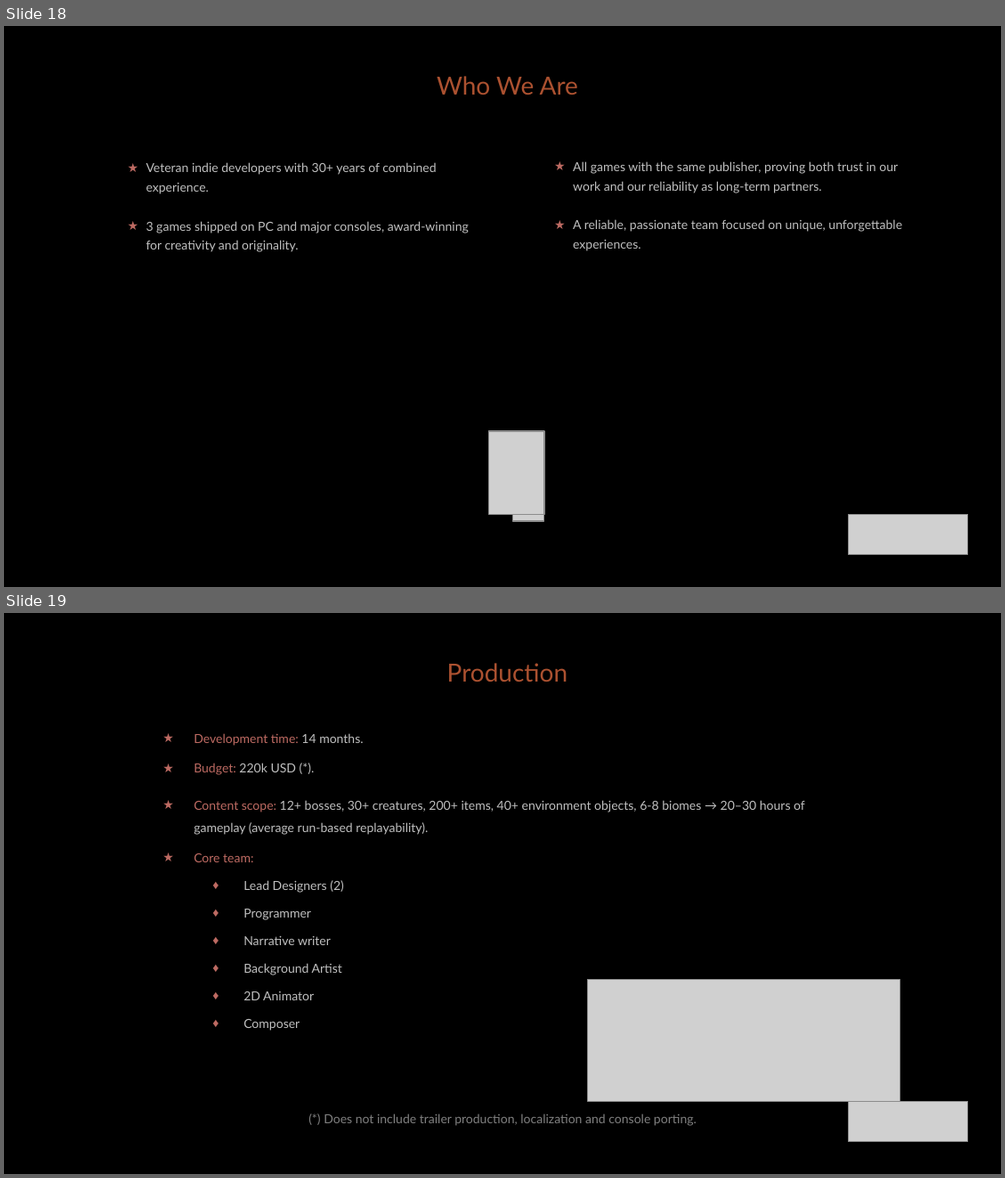
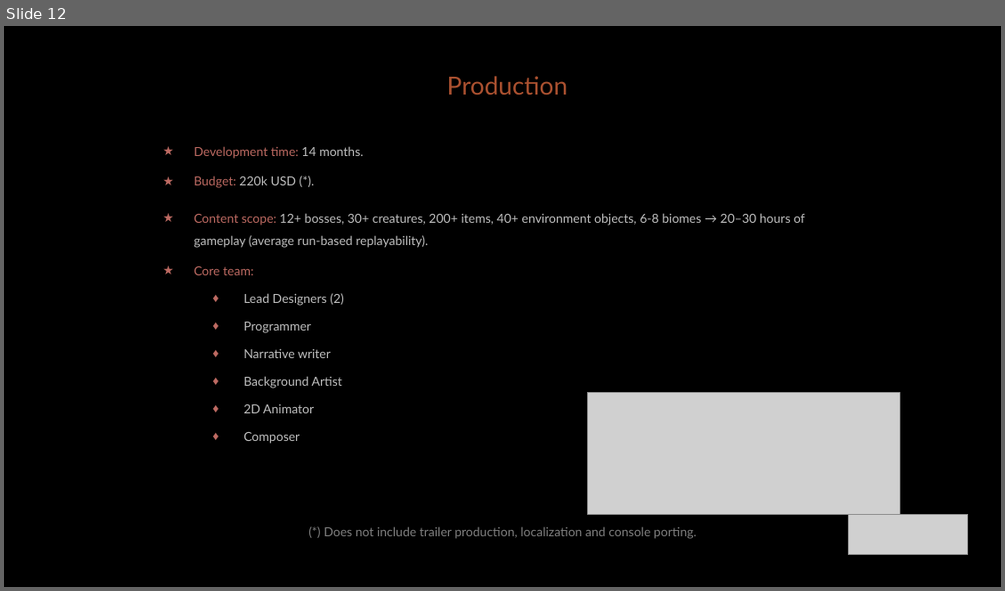
Before and after one commit to diegohcanepa/Remizione, a slide deck: Pitch Deck.pptx. Shown one above the other, each under a label of ours: slides 18 and 19 before the commit, slide 12 after it. The pictures are 1005x1178 and 1005x591 pixels, drawn with LibreOffice and Linux fonts; fonts in the diff are those of the drawing; grey boxes stand for pictures; background and template pictures are left out. Boxes give left, top, right and bottom in pixels: in the first picture for what was removed or moved away, otherwise in the second. Text is boxed around its words. In the diff, an @@ line names an element or a change of style, - is before the commit and + after.

```diff
--- a/Pitch Deck.pptx
+++ b/Pitch Deck.pptx
@@ slide 18 removed at bbox=[4, 26, 1001, 587], background picture (left out) @@
@@ text removed at bbox=[437, 76, 578, 95] @@
-Who We Are
@@ subtitle removed at bbox=[146, 162, 469, 252] @@
-★ Veteran indie developers with 30+ years of combined experience.
-★ 3 games shipped on PC and major consoles, award-winning for creativity and originality.
@@ text removed at bbox=[573, 161, 902, 251] @@
-★ All games with the same publisher, proving both trust in our work and our reliability as long-term partners.
-★ A reliable, passionate team focused on unique, unforgettable experiences.
@@ picture removed at bbox=[488, 431, 544, 514] @@
@@ picture removed at bbox=[512, 506, 543, 522] @@
@@ picture removed at bbox=[849, 514, 968, 555] @@
@@ what was slide 19 is now slide 12 @@
```
Also in this commit, not shown: 8 slides changed, 2 slides added, 8 other slides removed, 22 other files.
